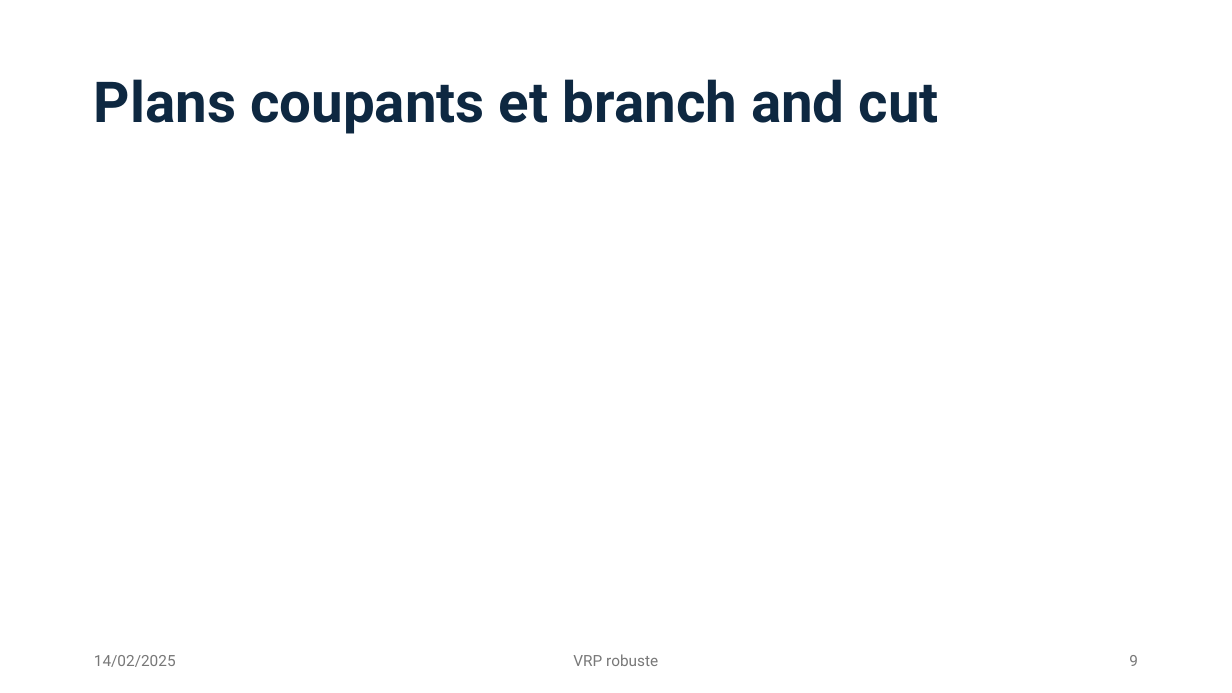
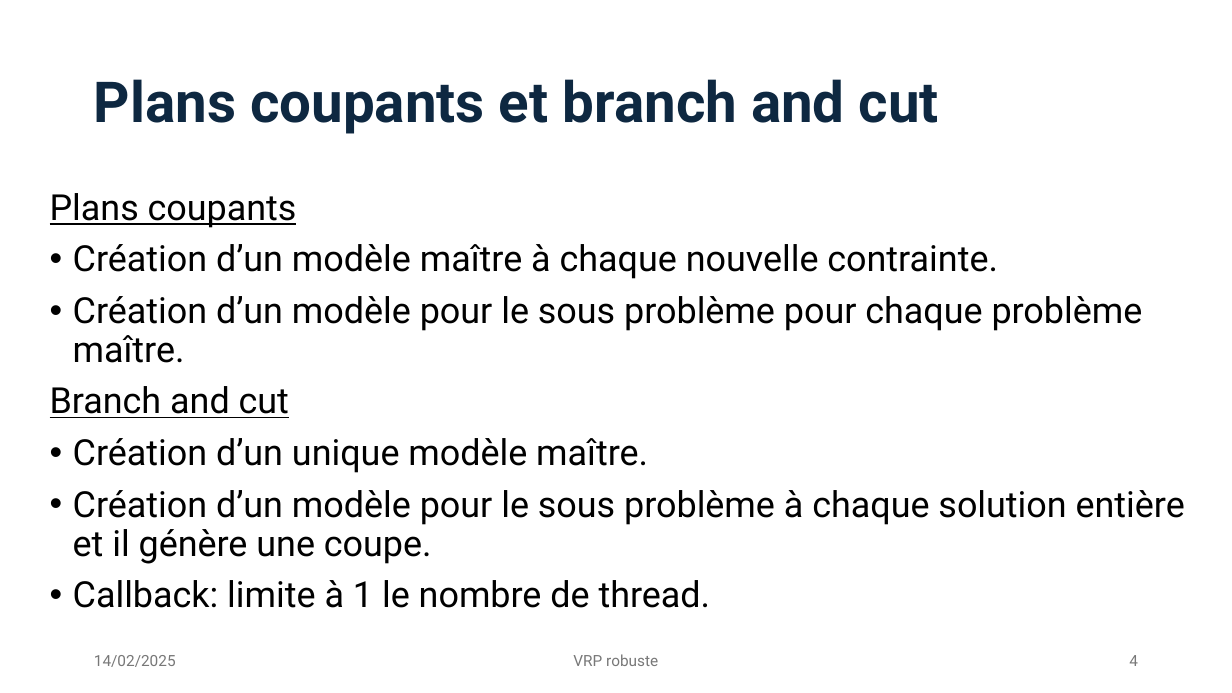
Before and after one commit to Darthkiller2Jr/projet_mpro, a slide deck: slide 4 of Présentation Projet.pptx (slide 9 before the commit). Drawn at 1232x693 pixels with LibreOffice and Linux fonts; fonts in the diff are those of the drawing. Boxes give left, top, right and bottom in pixels: in the first picture for what was removed or moved away, otherwise in the second. Text is boxed around its words. In the diff, an @@ line names an element or a change of style, - is before the commit and + after.

```diff
--- a/Présentation Projet.pptx
+++ b/Présentation Projet.pptx
@@ text added at (50, 193, 1185, 608), 28 pt, text #000000 @@
+Plans coupants
+• Création d’un modèle maître à chaque nouvelle contrainte.
+• Création d’un modèle pour le sous problème pour chaque problème maître.
+Branch and cut
+• Création d’un unique modèle maître.
+• Création d’un modèle pour le sous problème à chaque solution entière et il génère une coupe.
+• Callback: limite à 1 le nombre de thread.
@@ page number at (1129, 655, 1138, 666): text changed @@
-9
+4
```
Also in this commit, not shown: 3 other slides changed, 2 slides added.
